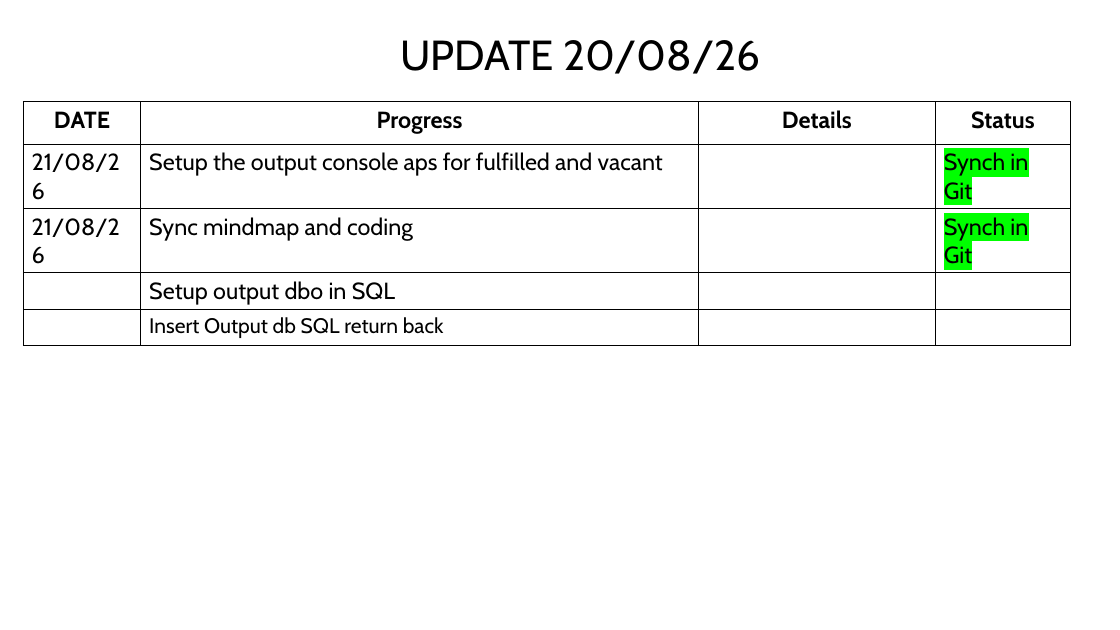
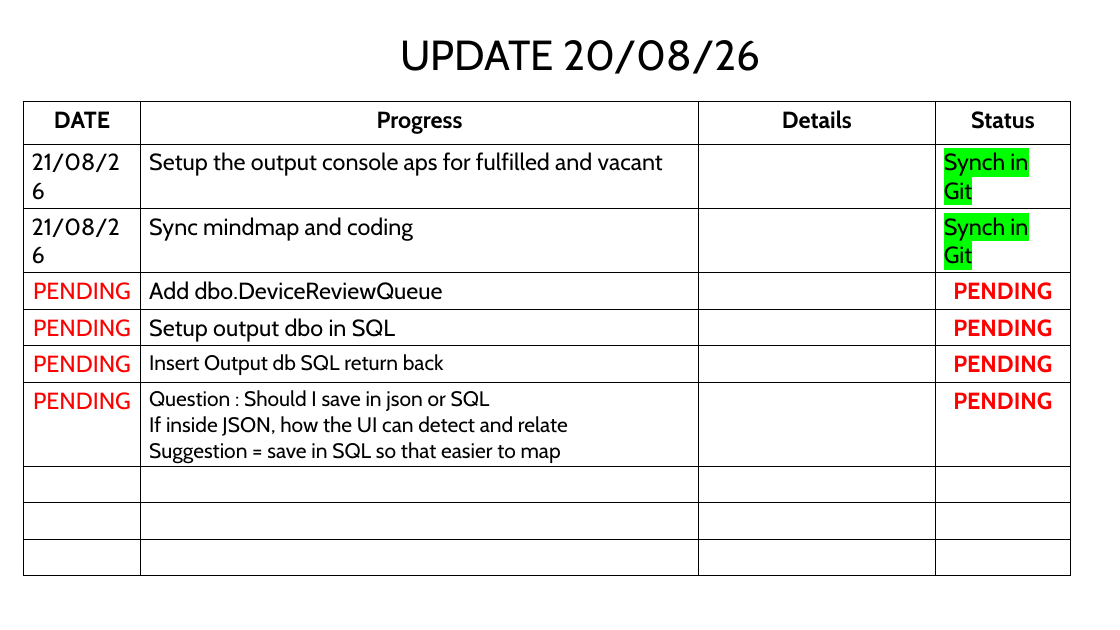
Before and after one commit to Syaziyah30/DeviceCluster, a slide deck: slide 11 of 1.training_model/supplementary/Device Identifier 20260717.pptx. Drawn at 1120x630 pixels with LibreOffice and Linux fonts; fonts in the diff are those of the drawing. Boxes give left, top, right and bottom in pixels: in the first picture for what was removed or moved away, otherwise in the second. Text is boxed around its words. In the diff, an @@ line names an element or a change of style, - is before the commit and + after.

Commit message:
Update dbo.DeviceReviewQueue

```diff
--- a/1.training_model/supplementary/Device Identifier 20260717.pptx
+++ b/1.training_model/supplementary/Device Identifier 20260717.pptx
@@ table at <box>24,102,1071,526</box> @@
-row 4:  | Setup output dbo in SQL |  | 
-row 5:  | Insert Output db SQL return back |  | 
+row 4: PENDING | Add dbo.DeviceReviewQueue |  | PENDING
+row 5: PENDING | Setup output dbo in SQL |  | PENDING
+row 6: PENDING | Insert Output db SQL return back |  | PENDING
+row 7: PENDING | Question : Should I save in json or SQL / If inside JSON, how the UI can detect and relate / Suggestion = save in SQL so that easier to map |  | PENDING
+row 8:  |  |  | 
+row 9:  |  |  | 
+row 10:  |  |  | 
```
Also in this commit, not shown: 3 slides added, 1 slide removed, 1 other file.
